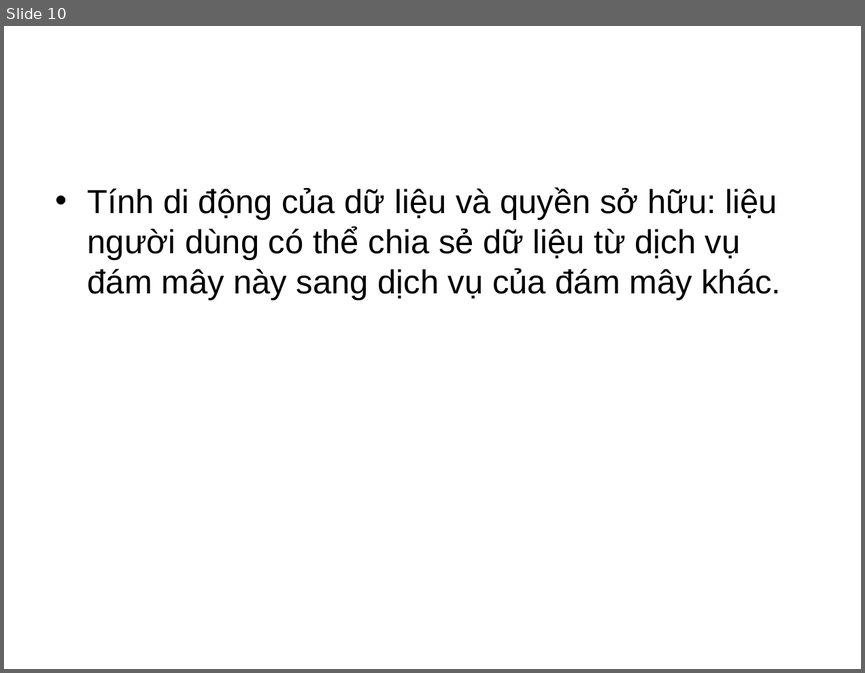
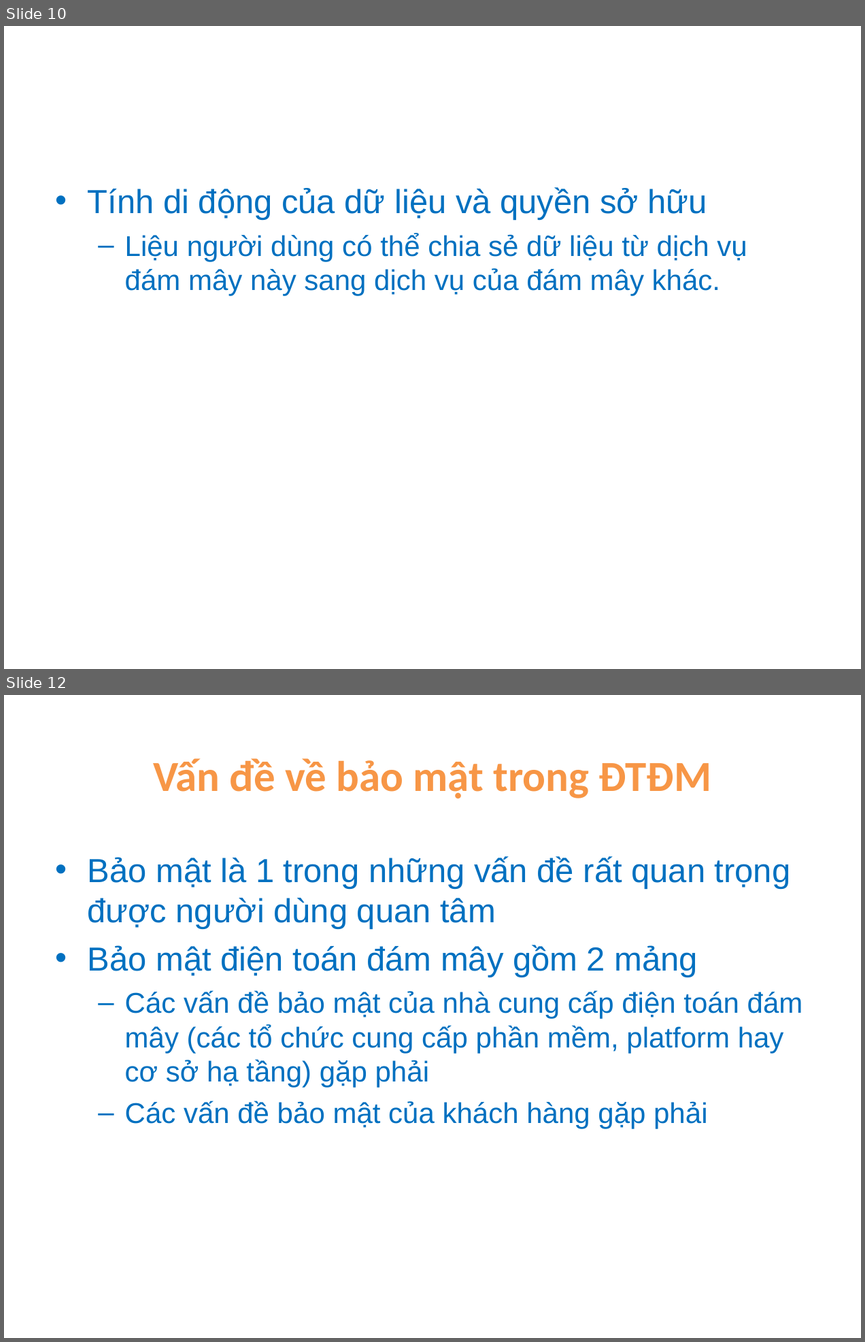
Before and after one commit to ndlongit/longnd-data, a slide deck: Temp/Bai tap ky nang - NDL.ppt. Shown one above the other, each under a label of ours: slide 10 before the commit, slides 10 and 12 after it; the slides between them are not shown. The pictures are 865x673 and 865x1342 pixels, drawn with LibreOffice and Linux fonts; fonts in the diff are those of the drawing. Boxes give left, top, right and bottom in pixels: in the first picture for what was removed or moved away, otherwise in the second. Text is boxed around its words. In the diff, an @@ line names an element or a change of style, - is before the commit and + after.

```diff
--- a/Temp/Bai tap ky nang - NDL.ppt
+++ b/Temp/Bai tap ky nang - NDL.ppt
@@ slide 12 added at box(4, 695, 861, 1338), background #FFFFFF @@
@@ title added at box(153, 758, 711, 798), 36 pt, text #F79646, bold @@
+Vấn đề về bảo mật trong ĐTĐM
@@ text added at box(88, 856, 803, 1129), 24 pt, text #0070C0 @@
+• Bảo mật là 1 trong những vấn đề rất quan trọng được người dùng quan tâm
+• Bảo mật điện toán đám mây gồm 2 mảng
+  – Các vấn đề bảo mật của nhà cung cấp điện toán đám mây (các tổ chức cung cấp phần mềm, platform hay cơ sở hạ tầng) gặp phải
+  – Các vấn đề bảo mật của khách hàng gặp phải
@@ slide 10 changed as well @@
@@ text at box(88, 187, 747, 295): text changed; size 28 to 24 pt; text colour #000000 to #0070C0 @@
-• Tính di động của dữ liệu và quyền sở hữu: liệu người dùng có thể chia sẻ dữ liệu từ dịch vụ đám mây này sang dịch vụ của đám mây khác.
+• Tính di động của dữ liệu và quyền sở hữu
+  – Liệu người dùng có thể chia sẻ dữ liệu từ dịch vụ đám mây này sang dịch vụ của đám mây khác.
```
Also in this commit, not shown: 8 other slides changed, 5 other slides added, 1 slide removed.
